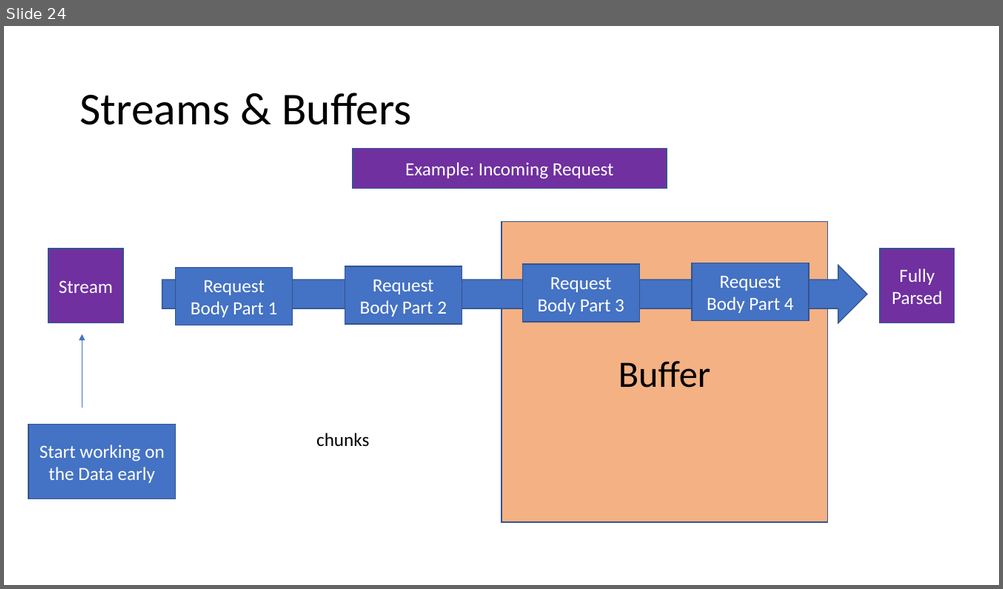
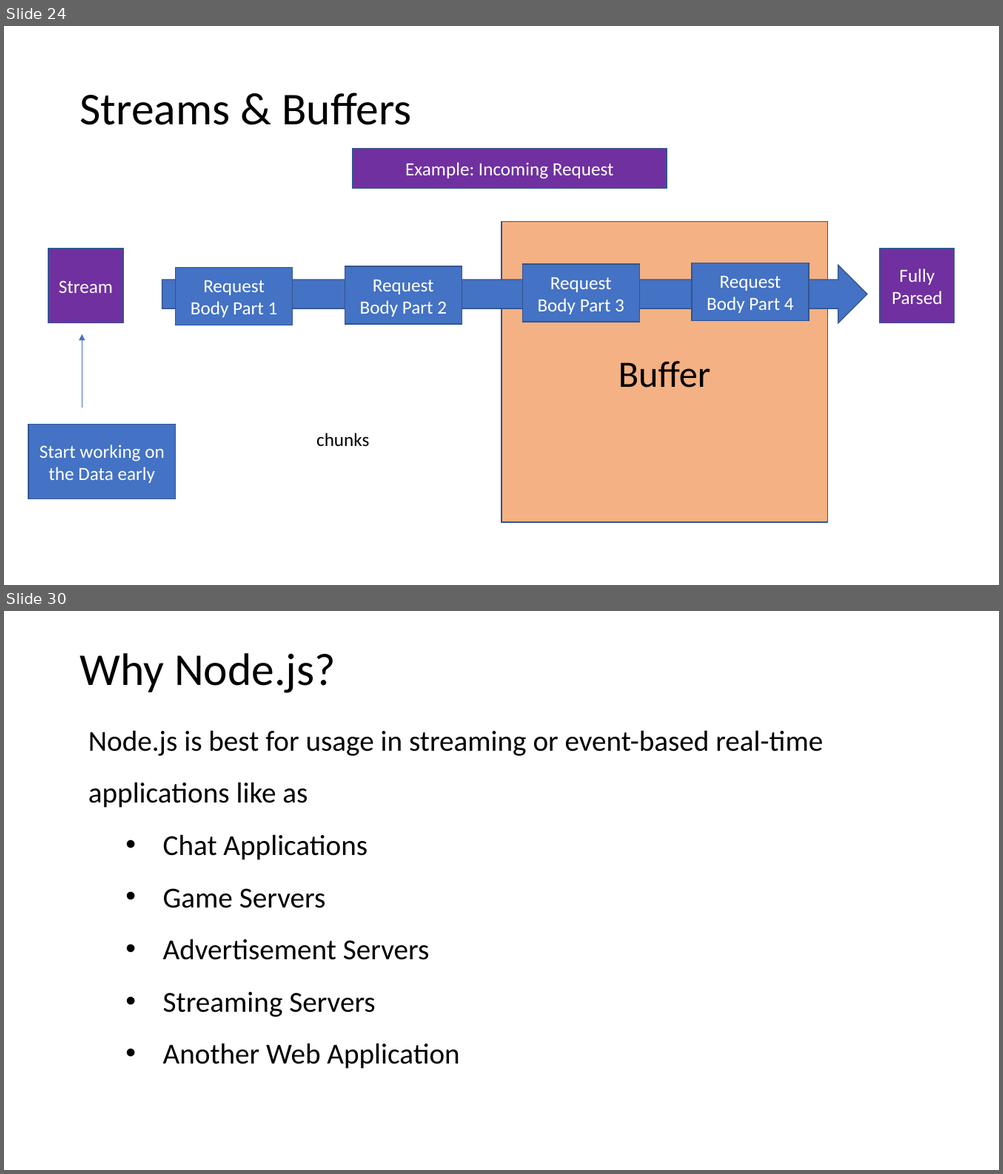
Before and after one commit to PiyushChaturvedii/Batch04, a slide deck: What is Node.pptx. Shown one above the other, each under a label of ours: slide 24 before the commit, slides 24 and 30 after it; the slides between them are not shown. The pictures are 1003x589 and 1003x1174 pixels, drawn with LibreOffice and Linux fonts; fonts in the diff are those of the drawing. Boxes give left, top, right and bottom in pixels: in the first picture for what was removed or moved away, otherwise in the second. Text is boxed around its words. In the diff, an @@ line names an element or a change of style, - is before the commit and + after.

```diff
--- a/What is Node.pptx
+++ b/What is Node.pptx
@@ slide 30 added at (4, 611, 999, 1170), background #FFFFFF @@
@@ title added at (79, 653, 336, 693), 44 pt, text #000000 @@
+Why Node.js?
@@ text added at (88, 730, 822, 1069), 28 pt, text #000000 @@
+Node.js is best for usage in streaming or event-based real-time applications like as
+  • Chat Applications
+  • Game Servers
+  • Advertisement Servers
+  • Streaming Servers
+  • Another Web Application
```
Also in this commit, not shown: 16 other slides added, 15 other files.
